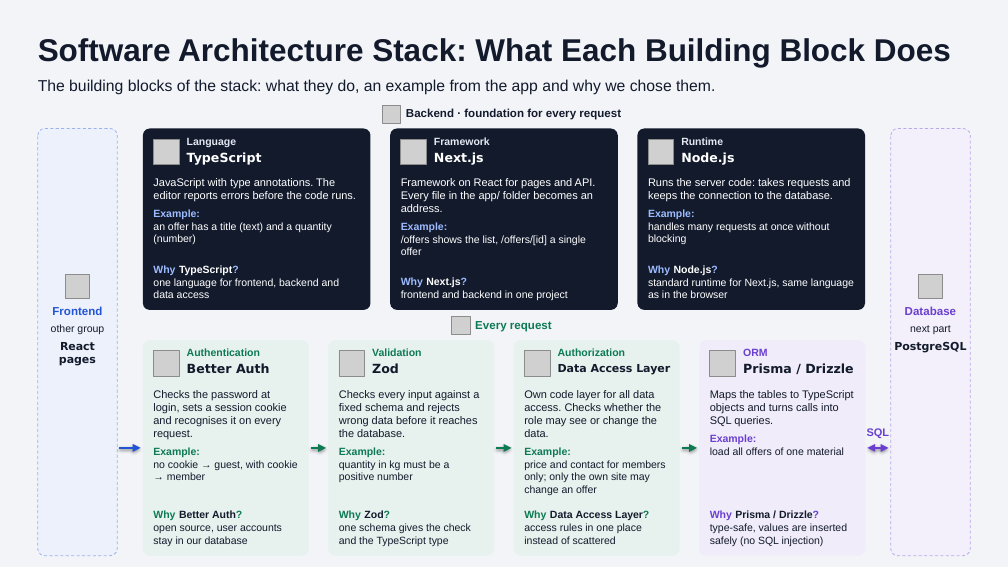
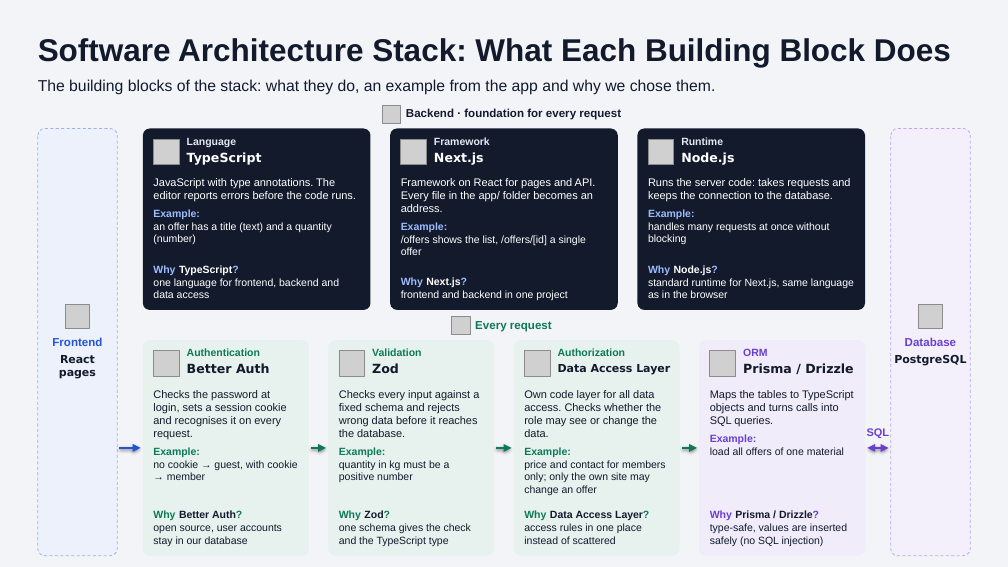
Before and after one commit to lu4k87/__project_applied_research, a slide deck: slide 2 of Praesentation/folien/App-Architecture-EN.pptx. Drawn at 1008x567 pixels with LibreOffice and Linux fonts; fonts in the diff are those of the drawing; grey boxes stand for pictures. Boxes give left, top, right and bottom in pixels: in the first picture for what was removed or moved away, otherwise in the second. Text is boxed around its words. In the diff, an @@ line names an element or a change of style, - is before the commit and + after.

```diff
--- a/Praesentation/folien/App-Architecture-EN.pptx
+++ b/Praesentation/folien/App-Architecture-EN.pptx
@@ text at [51, 324, 104, 334]: paragraph removed @@
-other group
@@ picture: place and size @@
-picture at [65, 274, 89, 298]
+picture at [65, 304, 89, 328]
@@ text at [910, 325, 951, 334]: paragraph removed @@
-next part
@@ picture: place and size @@
-picture at [919, 274, 943, 298]
+picture at [919, 304, 943, 328]
@@ text "Frontend": place and size @@
-text "Frontend" at [51, 306, 104, 366]
+text "Frontend" at [52, 337, 102, 379]
@@ text "Database": place and size @@
-text "Database" at [894, 306, 966, 353]
+text "Database" at [894, 337, 966, 366]
```
Also in this commit, not shown: 4 other files.
